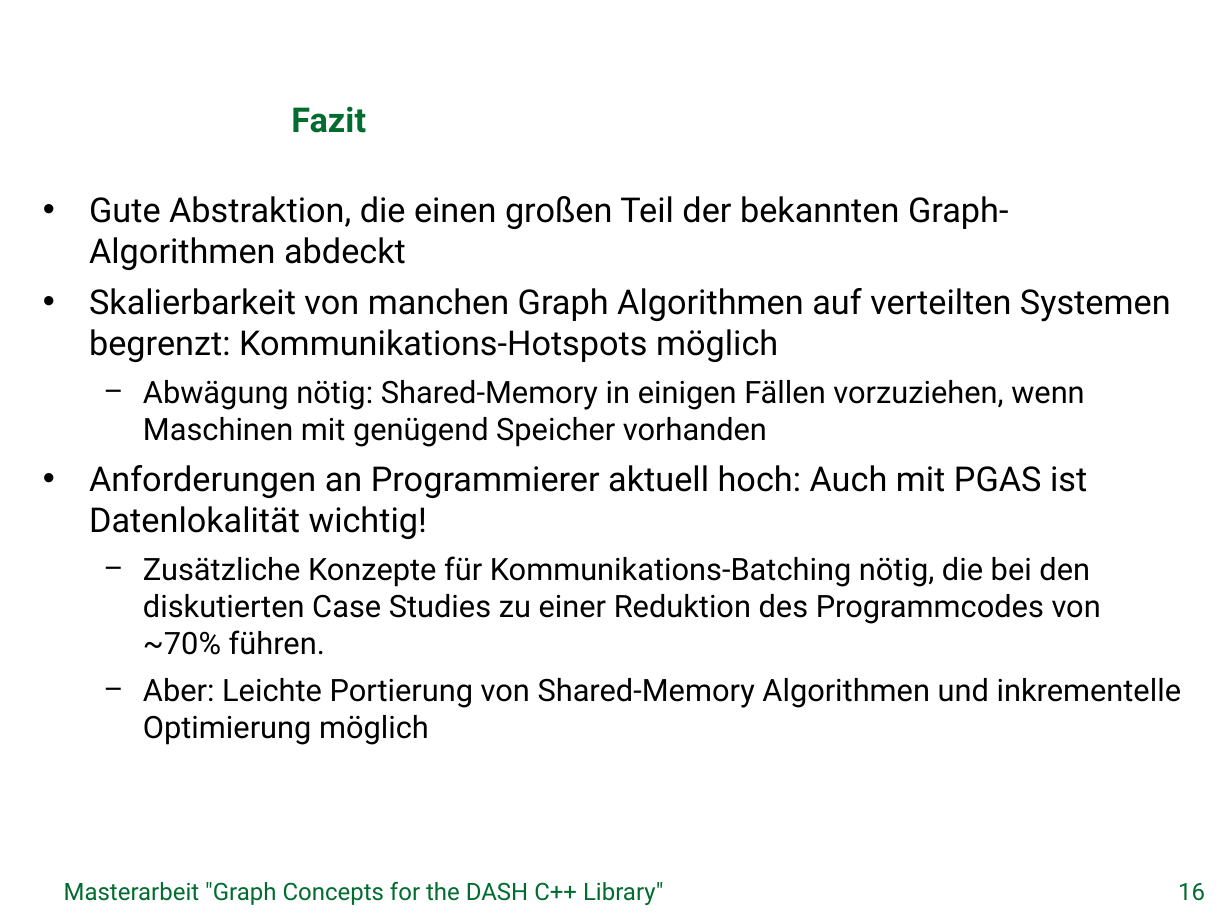
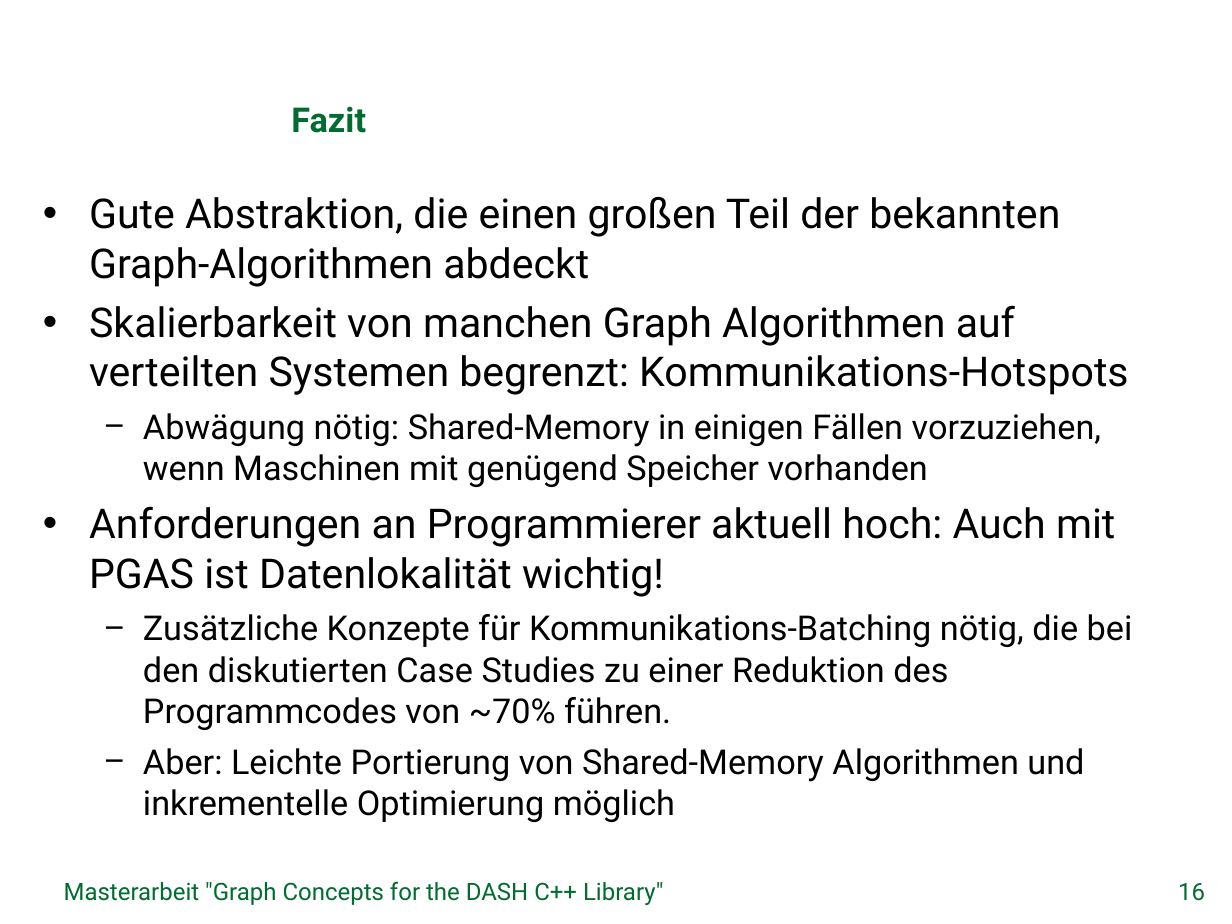
Before and after one commit to stiefn/dyn-data-structures-thesis, a slide deck: slide 16 of Folien/Abschlusssvortrag_Stefan_Effenberger.pptx. Drawn at 1232x924 pixels with LibreOffice and Linux fonts; fonts in the diff are those of the drawing; background and template pictures are left out. Boxes give left, top, right and bottom in pixels: in the first picture for what was removed or moved away, otherwise in the second. Text is boxed around its words. In the diff, an @@ line names an element or a change of style, - is before the commit and + after.

```diff
--- a/Folien/Abschlusssvortrag_Stefan_Effenberger.pptx
+++ b/Folien/Abschlusssvortrag_Stefan_Effenberger.pptx
@@ text at [89, 197, 1133, 822]: size 20 to 24 pt in "Gute Abstraktion, die einen großen Teil der ...", "Anforderungen an Programmierer aktuell hoch: Auch mit ..."; size 18 to 20 pt in "Abwägung nötig: Shared-Memory in einigen Fällen vorzuziehen, ...", "Zusätzliche Konzepte für Kommunikations-Batching nötig, die  ...", "Aber: Leichte Portierung von Shared-Memory Algorithmen und ..." @@
@@ text at [89, 305, 1128, 395]: text changed; size 20 to 24 pt @@
-• Skalierbarkeit von manchen Graph Algorithmen auf verteilten Systemen begrenzt: Kommunikations-Hotspots möglich
+• Skalierbarkeit von manchen Graph Algorithmen auf verteilten Systemen begrenzt: Kommunikations-Hotspots
```
Also in this commit, not shown: 9 other slides changed, 1 slide removed.
